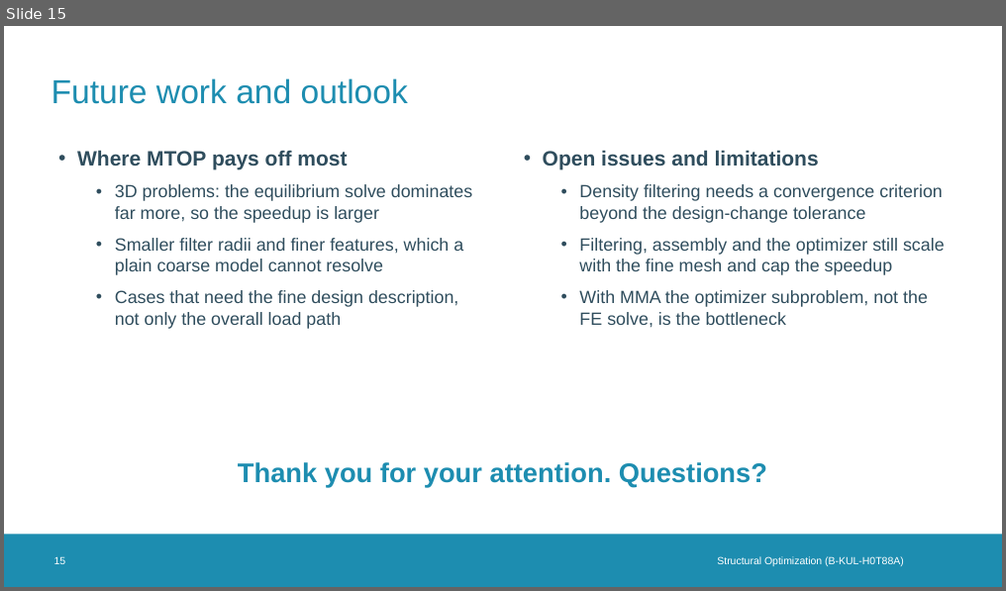
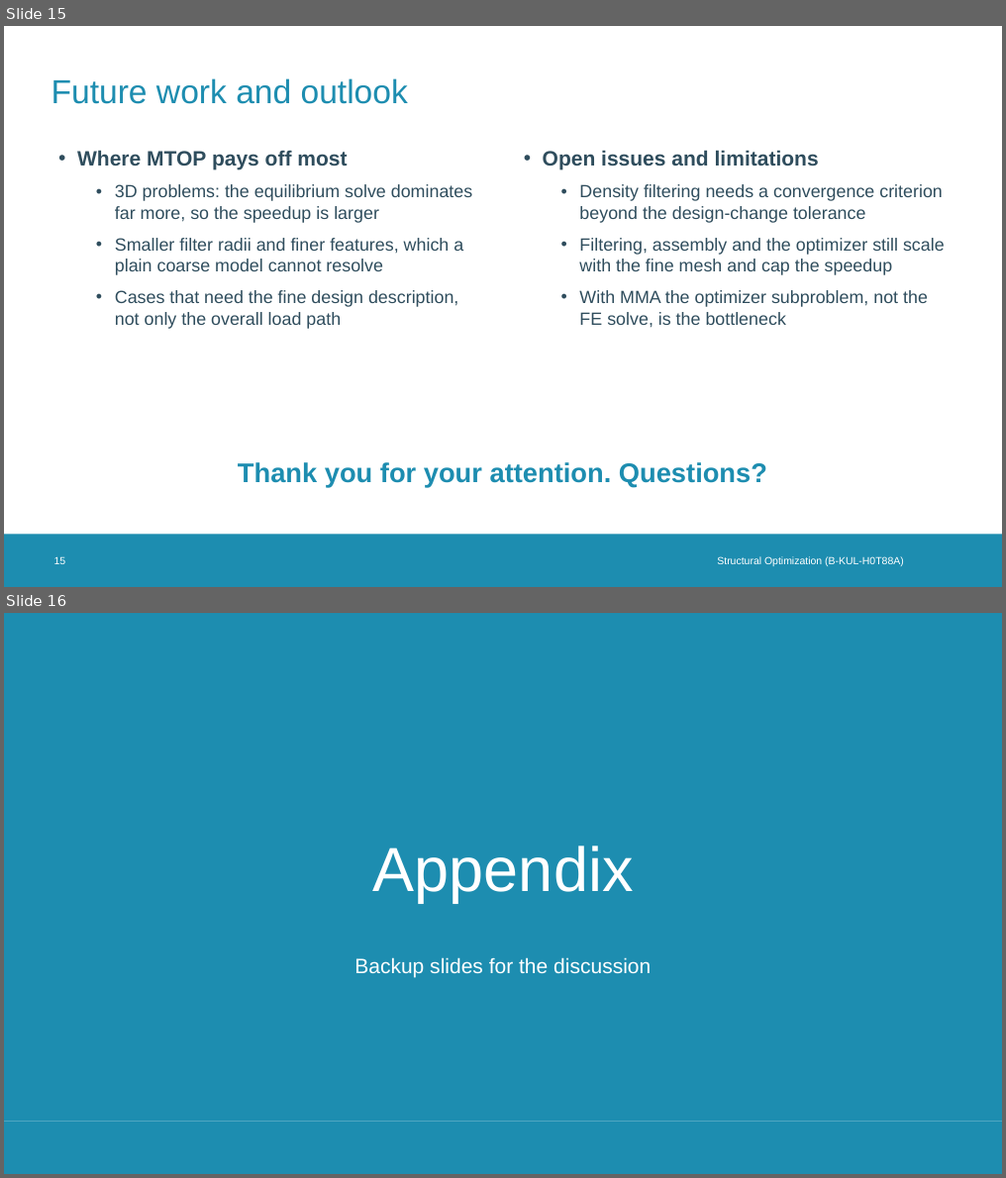
Before and after one commit to maAuSe/Structural-Optimization-LUKASTIEBERT, a slide deck: MTOP_presentation.pptx. Shown one above the other, each under a label of ours: slide 15 before the commit, slides 15 and 16 after it. The pictures are 1006x591 and 1006x1178 pixels, drawn with LibreOffice and Linux fonts; fonts in the diff are those of the drawing; background and template pictures are left out. Boxes give left, top, right and bottom in pixels: in the first picture for what was removed or moved away, otherwise in the second. Text is boxed around its words. In the diff, an @@ line names an element or a change of style, - is before the commit and + after.

```diff
--- a/MTOP_presentation.pptx
+++ b/MTOP_presentation.pptx
@@ slide 16 added at bbox=[4, 613, 1002, 1174], background #FFFFFF; not listed: 1 template element that a slide beside it also shows @@
@@ rectangle added at bbox=[4, 613, 1002, 1121], fill #1D8DB0 @@
@@ title added at bbox=[373, 846, 634, 903], 60 pt, text #FFFFFF @@
+Appendix
@@ text added at bbox=[354, 958, 650, 978], 20 pt, text #FFFFFF @@
+Backup slides for the discussion
```
Also in this commit, not shown: 7 other slides added, 1 other file.
